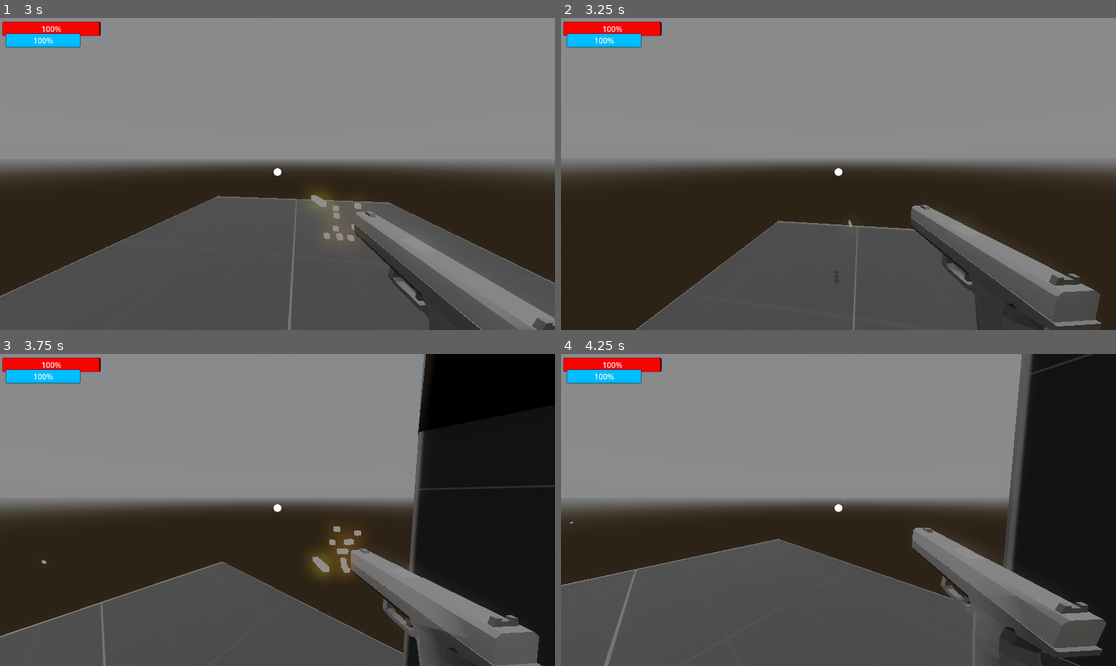
Above: before the commit, frames 1-4 (two rows, left to right).
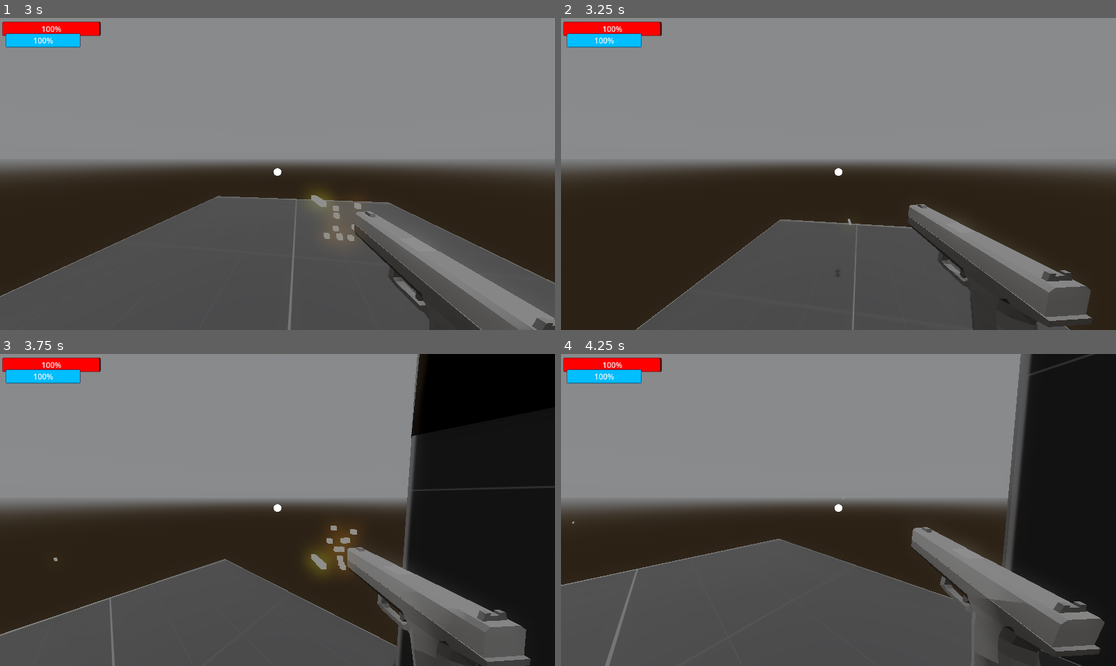
Above: after the commit, the same moments.

Repository: OliverSkogsrud/shooter-main
Game: Godot game, scene res://Scenes/world.tscn
The game is run twice, just before and just after one commit, with the same random seed, the same clock (stepped at 60 frames per second) and the same inputs. A sky picture missing from this copy of the repository is replaced by a grey-blue gradient.
Inputs (mouse positions are in pixels of both pictures, inside the frame that each line leads up to):
- Up to frame 1 (3 s): tap Enter (ui_accept) at 0.5, 0.77, 1.52 s; move the mouse to (305, 174) at 0.52 s; tap E (E) at 0.6 s; click (305, 174) at 0.67 s; tap A (a) at 0.8, 1.35 s; move the mouse to (249, 174) at 1.27 s; click (249, 174) at 1.42 s; tap D (d) at 1.55, 2.1 s; move the mouse to (288, 167) at 2.02 s; click (288, 167) at 2.17 s; tap S (s) at 2.3, 2.85 s; move the mouse to (271, 180) at 2.77 s; click (271, 180) at 2.92 s
- Up to frame 2 (3.25 s): tap Enter (ui_accept) at 3.02 s; tap Ctrl (slide) at 3.05 s
- Up to frame 3 (3.75 s): move the mouse to (316, 513) at 3.52 s; tap Ctrl (slide) at 3.6 s; click (316, 513) at 3.67 s
- Up to frame 4 (4.25 s): tap Enter (ui_accept) at 3.77 s; tap W (w) at 3.8 s

Frame 1 is identical in both runs. In frame 2, 1.5% of the frame differs, in the area x 13-98%, y 59-100%; in frame 3, 3.9%, in the area x 0-99%, y 0-100%; in frame 4, 0.6%.

Commit message:
dynamic fov when sliding

Diff:
--- a/scripts/player.gd
+++ b/scripts/player.gd
@@ -245,6 +245,9 @@
 
 	slide_sound.play()
 
+	var slide_fov_tween = get_tree().create_tween()
+	slide_fov_tween.tween_property(camera, "fov", 110, 0.5)
+
 	var look_dir = -neck.transform.basis.z
 	if can_slide:
 		SPEED = 0
